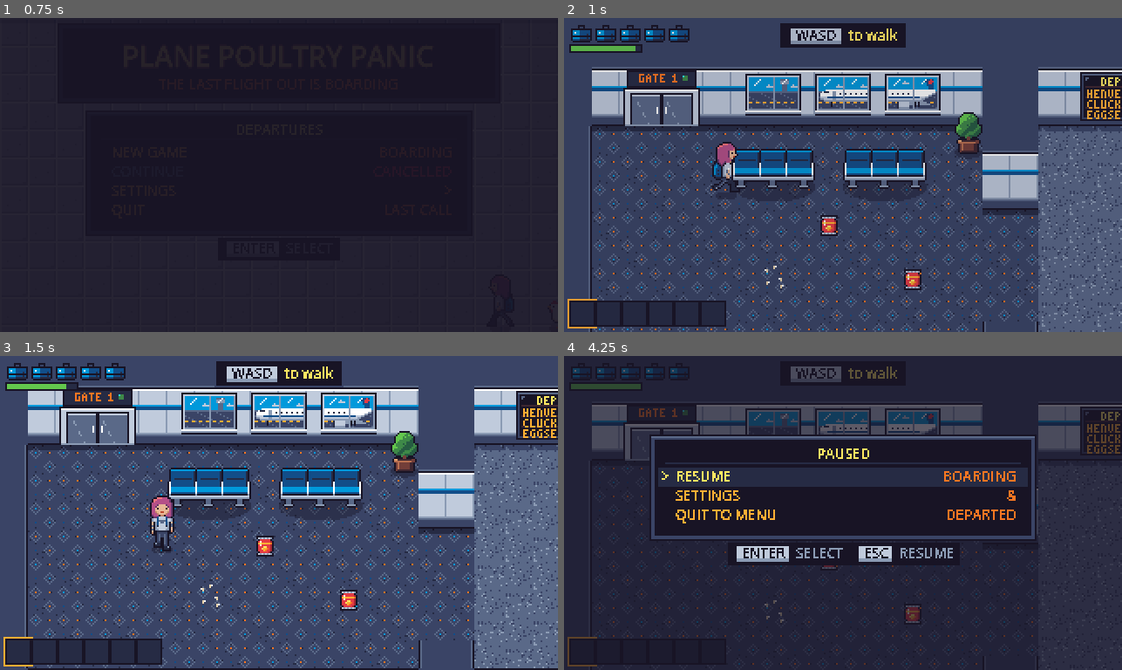
Above: before the commit, frames 1-4 (two rows, left to right).
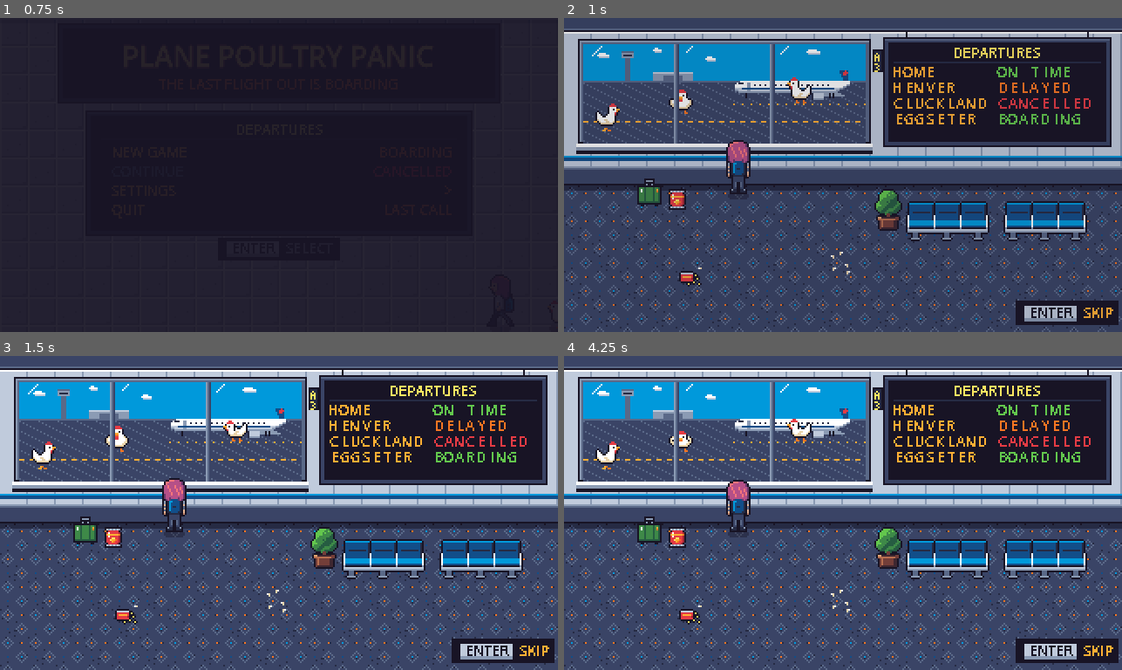
Above: after the commit, the same moments.

Repository: mvdmakesthings/PlanePoultryPanic
Game: Godot game, scene res://scenes/ui/main_menu.tscn
Two runs of this game, one before a commit and one after it. Both use one fixed random seed, a clock stepped at 60 frames per second and the inputs below.
Inputs (mouse positions are in pixels of both pictures, inside the frame that each line leads up to):
- Up to frame 1 (0.75 s): tap Enter (ui_accept) at 0.5 s; move the mouse to (401, 159) at 0.52 s; hold D (move_right) from 0.53 s (still down); hold Shift (run) from 0.53 s (still down); click (401, 159) at 0.67 s
- Up to frame 2 (1 s): keep holding D (move_right); keep holding Shift (run); tap Enter (ui_accept) at 0.77, 0.8 s
- Up to frame 3 (1.5 s): tap Enter (ui_accept) at 1.07, 1.35 s; move the mouse to (167, 528) at 1.27 s; release D (move_right) at 1.28 s; release Shift (run) at 1.28 s; hold S (move_down) from 1.28 s (still down); click (167, 528) at 1.42 s
- Up to frame 4 (4.25 s): tap Enter (ui_accept) at 1.52, 1.82, 2.3, 3.02, 3.32, 3.77, 3.8, 4.07 s; tap Shift (run) at 1.55, 3.05 s; move the mouse to (898, 443) at 2.02 s; release S (move_down) at 2.03 s; hold D (move_right) 2.03-2.78 s; hold G (drop_item) 2.03-2.78 s; click (898, 443) at 2.17 s; move the mouse to (815, 575) at 2.77 s; hold W (move_up) 2.78-3.53 s; tap E (eat_snack) at 2.85 s; click (815, 575) at 2.92 s; move the mouse to (1010, 560) at 3.52 s; hold A (move_left) from 3.53 s (still down); hold F (interact) from 3.53 s (still down); click (1010, 560) at 3.67 s; tap Escape (pause) at 4.15 s

Frame 1 is identical in both runs. In frame 2, 64% of the frame differs, in the area x 0-100%, y 1-100%; in frame 3, 63%; in frame 4, 86%, in the area x 0-100%, y 0-100%.

Commit message:
Play an opening cutscene on New Game before Level 1
A 31-second in-engine scene at Amanda's cancelled gate: her flight
flips to CANCELLED on the departure board, her boarding pass is
stamped EXPIRED, chickens roam the tarmac and one squawks at her
through the glass, and the PA announces the last flight out from
Gate C13. Then she runs for it and Level 1 starts.

New Game now goes to the opening, which calls the new
GameManager.start_first_level() when it ends. Confirm, Back or Pause
skips it. Continue is unchanged and never shows it.

tests/opening_smoke.tscn plays it through at 8x speed, skips it with
Confirm, Esc, and the gamepad's B and Start, and checks that a real
skip lands in Level 1.

Diff:
--- /dev/null
+++ b/game/scenes/cutscenes/opening.tscn
@@ -0,0 +1,6 @@
+[gd_scene format=3]
+
+[ext_resource type="Script" path="res://scripts/cutscenes/opening.gd" id="1_opening"]
+
+[node name="Opening" type="Node2D"]
+script = ExtResource("1_opening")
--- /dev/null
+++ b/game/scripts/cutscenes/opening.gd
@@ -0,0 +1,507 @@
+extends Node2D
+## The opening cutscene, played after New Game: Amanda at her cancelled
+## gate in the arrival lounge, day 4 of her layover. Her flight flips to
+## CANCELLED on the departure board, her boarding pass gets stamped EXPIRED,
+## chickens run the tarmac outside (one squawks at her through the glass),
+## and the PA announces the last flight out. Then she runs for it and
+## Level 1 starts.
+##
+## Everything happens on a timeline of beats (BEATS, in seconds). Confirm,
+## Back or Pause skips straight to Level 1.
+
+signal finished
+
+const BACKDROP := preload("res://assets/sprites/opening_backdrop.png")
+const TARMAC := preload("res://assets/sprites/opening_tarmac.png")
+const BOARDING_PASS := preload("res://assets/sprites/opening_boarding_pass.png")
+const TILES := preload("res://assets/sprites/tiles_arrivals.png")
+const SEATING := preload("res://assets/sprites/seating.png")
+const SUITCASE := preload("res://assets/sprites/suitcase.png")
+const SNACK := preload("res://assets/sprites/item_snack.png")
+const LITTER := preload("res://assets/sprites/floor_litter.png")
+const PLANT := preload("res://assets/sprites/potted_plant.png")
+const PLAYER_IDLE := preload("res://assets/sprites/player_idle.png")
+const PLAYER_RUN := preload("res://assets/sprites/player_run.png")
+const PLAYER_HURT := preload("res://assets/sprites/player_hurt.png")
+const PLAYER_THROW := preload("res://assets/sprites/player_throw.png")
+const CHICKEN_WALK := preload("res://assets/sprites/chicken_walk.png")
+const CHICKEN_IDLE := preload("res://assets/sprites/chicken_idle.png")
+const CHICKEN_CHASE := preload("res://assets/sprites/chicken_chase.png")
+const CHICKEN_FLIGHT := preload("res://assets/sprites/chicken_flight_walk.png")
+
+## The window glass in opening_backdrop.png, where the tarmac shows through.
+const GLASS := Rect2(11, 15, 162, 57)
+## Where the departure board hangs on the backdrop.
+const BOARD := Rect2(184, 12, 129, 61)
+const FLOOR_TOP := 96
+const SHADOW := Color(0.094, 0.078, 0.145, 0.4)
+
+## Amanda stands at the window, then runs off to the right.
+const AMANDA_AT := Vector2(100, 102)
+const RUN_SPEED := 120.0
+
+## Departure board columns, in characters, and each character's cell.
+const DEST_CHARS := 9
+const STATUS_CHARS := 9
+const CELL := 6.0
+const BOARD_ROW_HEIGHT := 9.0
+## A flipping board row settles one letter at a time, this far apart.
+const FLAP_STEP := 0.07
+const FLAP_SPIN := 0.2
+const FLAP_CHARS := "ABCDEFGHIJKLMNOPRSTUVWXYZ#?*%&"
+const GREEN := Color("63c74d")
+
+## The PA panel along the bottom of the screen.
+const PANEL := Rect2(12, 130, 228, 44)
+const TYPE_SPEED := 32.0
+
+## The beats: [seconds, method]. Each runs once when its time comes.
+const BEATS := [
+	[0.3, "_show_caption"],
+	[3.4, "_hide_panel"],
+	[3.8, "_cancel_home"],
+	[5.6, "_cancel_the_rest"],
+	[8.0, "_turn_around"],
+	[8.6, "_hold_up_pass"],
+	[10.2, "_stamp_pass"],
+	[12.4, "_put_pass_away"],
+	[12.8, "_fly_by"],
+	[15.6, "_chicken_at_glass"],
+	[16.3, "_recover"],
+	[17.2, "_chicken_drops"],
+	[17.8, "_pa_chime"],
+	[18.8, "_announce_last_flight"],
+	[21.0, "_board_last_flight"],
+	[24.6, "_announce_sealing"],
+	[27.4, "_announce_bawk"],
+	[29.4, "_hide_panel"],
+	[29.6, "_run_for_it"],
+	[31.6, "_finish"],
+]
+
+## Board rows: destination, status, and status color. Flips change them.
+var board_rows: Array[Dictionary] = []
+## What the PA panel shows: a title and the full text being typed out.
+var panel_title := ""
+var panel_text := ""
+var panel_visible := false
+var pass_expired := false
+var skipped := false
+
+var _time := 0.0
+var _next_beat := 0
+var _done := false
+var _typed := 0.0
+var _outside: Control
+var _board_layer: Node2D
+var _front: Node2D
+var _amanda: AnimatedSprite2D
+var _pass: Sprite2D
+var _glass_chicken: AnimatedSprite2D
+var _flyer: AnimatedSprite2D
+var _wanderer: AnimatedSprite2D
+var _running := false
+var _flash_last_flight := false
+var _shake := 0.0
+
+
+func _ready() -> void:
+	AudioManager.stop_music()
+	var frames := _sprite_frames()
+	_build_outside(frames)
+	var backdrop := Sprite2D.new()
+	backdrop.texture = BACKDROP
+	backdrop.centered = false
+	add_child(backdrop)
+	_board_layer = Node2D.new()
+	_board_layer.draw.connect(_draw_board)
+	add_child(_board_layer)
+	_build_props()
+	_amanda = _animated(frames, Vector2(0, -16), "idle_up")
+	_amanda.position = AMANDA_AT
+	_amanda.speed_scale = 0.5
+	_pass = Sprite2D.new()
+	_pass.texture = BOARDING_PASS
+	_pass.hframes = 2
+	_pass.visible = false
+	add_child(_pass)
+	_front = Node2D.new()
+	_front.draw.connect(_draw_front)
+	add_child(_front)
+
+	board_rows = [
+		{"dest": "HOME", "status": "ON TIME", "color": GREEN},
+		{"dest": "HENVER", "status": "DELAYED", "color": BoardMenu.STATUS},
+		{"dest": "CLUCKLAND", "status": "CANCELLED", "color": BoardMenu.CANCELLED},
+		{"dest": "EGGSETER", "status": "BOARDING", "color": GREEN},
+		{"dest": "", "status": "", "color": BoardMenu.STATUS},
+	]
+	for row in board_rows:
+		row["from"] = row["status"]
+		row["start"] = -1.0
+
+
+func _sprite_frames() -> SpriteFrames:
+	var frames := SpriteFrames.new()
+	frames.remove_animation("default")
+	SpriteSheets.add_directional(frames, "idle", PLAYER_IDLE, Vector2i(16, 32), 2.0)
+	SpriteSheets.add_directional(frames, "run", PLAYER_RUN, Vector2i(16, 32), 14.0)
+	SpriteSheets.add_directional(frames, "hurt", PLAYER_HURT, Vector2i(16, 32), 1.0)
+	SpriteSheets.add_directional(frames, "throw", PLAYER_THROW, Vector2i(16, 32), 10.0, false)
+	SpriteSheets.add_directional(frames, "walk", CHICKEN_WALK, Vector2i(16, 16), 8.0)
+	SpriteSheets.add_directional(frames, "peck", CHICKEN_IDLE, Vector2i(16, 16), 4.0)
+	SpriteSheets.add_directional(frames, "chase", CHICKEN_CHASE, Vector2i(16, 16), 12.0)
+	SpriteSheets.add_directional(frames, "flight", CHICKEN_FLIGHT, Vector2i(16, 16), 8.0)
+	return frames
+
+
+func _animated(frames: SpriteFrames, offset: Vector2, anim: String, parent: Node = self) -> AnimatedSprite2D:
+	var sprite := AnimatedSprite2D.new()
+	sprite.sprite_frames = frames
+	sprite.offset = offset
+	sprite.play(anim)
+	parent.add_child(sprite)
+	return sprite
+
+
+## The view through the window, clipped to the glass: the tarmac and the
+## chickens out on it.
+func _build_outside(frames: SpriteFrames) -> void:
+	_outside = Control.new()
+	_outside.position = GLASS.position
+	_outside.size = GLASS.size
+	_outside.clip_contents = true
+	_outside.mouse_filter = Control.MOUSE_FILTER_IGNORE
+	add_child(_outside)
+	var tarmac := Sprite2D.new()
+	tarmac.texture = TARMAC
+	tarmac.centered = false
+	_outside.add_child(tarmac)
+	# One pecks at the plane's landing gear, one strolls the taxiway.
+	var pecker := _animated(frames, Vector2(0, -8), "peck_left", _outside)
+	pecker.position = Vector2(124, 34)
+	_wanderer = _animated(frames, Vector2(0, -8), "walk_right", _outside)
+	_wanderer.position = Vector2(14, 50)
+	var sitter := _animated(frames, Vector2(0, -8), "peck_down", _outside)
+	sitter.position = Vector2(56, 40)
+	sitter.frame = 1
+	_flyer = _animated(frames, Vector2(0, -8), "flight_left", _outside)
+	_flyer.position = Vector2(GLASS.size.x + 12, 14)
+	_flyer.visible = false
+	_glass_chicken = _animated(frames, Vector2(0, -8), "chase_down", _outside)
+	_glass_chicken.position = Vector2(136, GLASS.size.y + 18)
+
+
+## Amanda's camp from four days of waiting, and the lounge's seats.
+func _build_props() -> void:
+	var props := [
+		[SEATING, Rect2(0, 0, 48, 24), Vector2(196, 104)],
+		[SEATING, Rect2(0, 0, 48, 24), Vector2(252, 104)],
+		[PLANT, Rect2(0, 0, 16, 24), Vector2(178, 98)],
+		[SUITCASE, Rect2(0, 0, 14, 16), Vector2(42, 92)],
+		[SNACK, Rect2(0, 0, 10, 12), Vector2(60, 98)],
+		[LITTER, Rect2(0, 0, 16, 16), Vector2(150, 132)],
+		[LITTER, Rect2(16, 0, 16, 16), Vector2(64, 140)],
+	]
+	for prop in props:
+		var sprite := Sprite2D.new()
+		sprite.texture = prop[0]
+		sprite.region_enabled = true
+		sprite.region_rect = prop[1]
+		sprite.centered = false
+		sprite.position = prop[2]
+		add_child(sprite)
+
+
+func _unhandled_input(event: InputEvent) -> void:
+	if _done or event.is_echo():
+		return
+	for action: String in ["ui_accept", "ui_cancel", "pause"]:
+		if event.is_action_pressed(action):
+			get_viewport().set_input_as_handled()
+			skip()
+			return
+
+
+## Skips the rest of the scene and goes on to Level 1.
+func skip() -> void:
+	if _done:
+		return
+	skipped = true
+	AudioManager.play("ui_confirm")
+	_finish()
+
+
+func _process(delta: float) -> void:
+	if _done:
+		return
+	_time += delta
+	while _next_beat < BEATS.size() and _time >= BEATS[_next_beat][0]:
+		var method: String = BEATS[_next_beat][1]
+		_next_beat += 1
+		call(method)
+		if _done:
+			return
+	_update_flaps()
+	_typed += delta * TYPE_SPEED
+	# The chicken on the taxiway strolls back and forth.
+	var dir := 1.0 if _wanderer.animation == "walk_right" else -1.0
+	_wanderer.position.x += dir * 14.0 * delta
+	if _wanderer.position.x > 92.0:
+		_wanderer.play("walk_left")
+	elif _wanderer.position.x < 10.0:
+		_wanderer.play("walk_right")
+	if _flyer.visible:
+		_flyer.position.x -= 60.0 * delta
+		_flyer.position.y = 14.0 + roundf(sin(_time * 6.0) * 2.0)
+	if _running:
+		_amanda.position.x += RUN_SPEED * delta
+	if _shake > 0.0:
+		_shake -= delta
+		position = Vector2(randi_range(-1, 1), randi_range(-1, 1)) if _shake > 0.0 else Vector2.ZERO
+	queue_redraw()
+	_board_layer.queue_redraw()
+	_front.queue_redraw()
+
+
+# --- Beats ---------------------------------------------------------------
+
+func _show_caption() -> void:
+	_show_panel("GATE A3", "LAYOVER: DAY 4")
+
+
+func _hide_panel() -> void:
+	panel_visible = false
+
+
+func _cancel_home() -> void:
+	flip_row(0, "CANCELLED", BoardMenu.CANCELLED)
+
+
+func _cancel_the_rest() -> void:
+	flip_row(1, "CANCELLED", BoardMenu.CANCELLED)
+	flip_row(3, "FOWL", BoardMenu.TITLE, 0.5)
+
+
+func _turn_around() -> void:
+	_amanda.play("idle_down")
+
+
+func _hold_up_pass() -> void:
+	# Arm up, pass in hand; the close-up pops up from the bottom.
+	_amanda.animation = "throw_down"
+	_amanda.frame = 0
+	_amanda.stop()
+	_pass.frame = 0
+	_pass.visible = true
+	_pass.position = Vector2(128, 220)
+	var tween := create_tween()
+	tween.tween_property(_pass, "position", Vector2(128, 44), 0.35) \
+		.set_trans(Tween.TRANS_BACK).set_ease(Tween.EASE_OUT)
+	AudioManager.play("pickup")
+
+
+func _stamp_pass() -> void:
+	pass_expired = true
+	_pass.frame = 1
+	_shake = 0.2
+	AudioManager.play("stamp")
+
+
+func _put_pass_away() -> void:
+	var tween := create_tween()
+	tween.tween_property(_pass, "position", Vector2(128, 220), 0.3).set_trans(Tween.TRANS_BACK) \
+		.set_ease(Tween.EASE_IN)
+	tween.tween_callback(func() -> void: _pass.visible = false)
+	_amanda.play("idle_down")
+
+
+func _fly_by() -> void:
+	_flyer.visible = true
+
+
+func _chicken_at_glass() -> void:
+	var tween := create_tween()
+	tween.tween_property(_glass_chicken, "position:y", GLASS.size.y + 2.0, 0.15)
+	AudioManager.play("cluck")
+	_amanda.play("hurt_right")
+	_amanda.position.x -= 2.0
+
+
+func _recover() -> void:
+	_amanda.position.x = AMANDA_AT.x
+	_amanda.play("idle_right")
+
+
+func _chicken_drops() -> void:
+	var tween := create_tween()
+	tween.tween_property(_glass_chicken, "position:y", GLASS.size.y + 18.0, 0.4)
+
+
+func _pa_chime() -> void:
+	AudioManager.play("pa_chime")
+	_amanda.play("idle_down")
+
+
+func _announce_last_flight() -> void:
+	_show_panel("ANNOUNCEMENT", "ATTENTION PASSENGERS. THE LAST FLIGHT\nOUT OF BAWKSTON IS NOW BOARDING\nAT GATE C13.")
+
+
+func _board_last_flight() -> void:
+	board_rows[4]["dest"] = "LAST FLT"
+	flip_row(4, "GATE C13", GREEN)
+	_flash_last_flight = true
+
+
+func _announce_sealing() -> void:
+	_show_panel("ANNOUNCEMENT", "AFTER DEPARTURE THE AIRPORT\nWILL BE SEALED. DO NOT MISS IT.")
+
+
+func _announce_bawk() -> void:
+	panel_text += "\n...BAWK."
+
+
+func _run_for_it() -> void:
+	_amanda.speed_scale = 1.0
+	_amanda.play("run_right")
+	_running = true
+
+
+func _finish() -> void:
+	if _done:
+		return
+	_done = true
+	finished.emit()
+	GameManager.start_first_level()
+
+
+# --- The departure board -------------------------------------------------
+
+## Flips a board row's status to new text, letter by letter.
+func flip_row(index: int, status: String, color: Color, delay := 0.0) -> void:
+	var row := board_rows[index]
+	row["from"] = row["status"]
+	row["status"] = status
+	row["color"] = color
+	row["start"] = _time + delay
+
+
+## The text a row shows right now, mid-flip or settled.
+func row_status(index: int) -> String:
+	var row := board_rows[index]
+	var start: float = row["start"]
+	var target: String = row["status"]
+	if start < 0.0 or _time >= _settle_time(start, STATUS_CHARS - 1):
+		if _flash_last_flight and index == 4 and int(_time * 1.5) % 2 == 1:
+			return "BOARDING"
+		return target
+	var shown := ""
+	for i in STATUS_CHARS:
+		if _time < start:
+			shown += _char(row["from"], i)
+		elif _time >= _settle_time(start, i):
+			shown += _char(target, i)
+		else:
+			shown += FLAP_CHARS[(i * 7 + int(_time * 30.0)) % FLAP_CHARS.length()]
+	return shown.strip_edges(false, true)
+
+
+func _settle_time(start: float, index: int) -> float:
+	return start + FLAP_SPIN + index * FLAP_STEP
+
+
+func _char(text: String, index: int) -> String:
+	return text[index] if index < text.length() else " "
+
+
+## Clacks once for each letter that settles this frame.
+func _update_flaps() -> void:
+	for row in board_rows:
+		var start: float = row["start"]
+		if start < 0.0:
+			continue
+		var settled := 0
+		for i in STATUS_CHARS:
+			if _time >= _settle_time(start, i):
+				settled += 1
+		if settled > row.get("clacked", 0):
+			row["clacked"] = settled
+			AudioManager.play("flap")
+
+
+func _draw_board() -> void:
+	var font := ThemeDB.fallback_font
+	var canvas := _board_layer
+	canvas.draw_rect(BOARD.grow(1), BoardMenu.BACK)
+	canvas.draw_rect(BOARD, BoardMenu.BEZEL)
+	canvas.draw_rect(Rect2(BOARD.position, Vector2(BOARD.size.x, 1)), BoardMenu.BEZEL_LIGHT)
+	var inner := BOARD.grow(-2)
+	canvas.draw_rect(inner, BoardMenu.BACK)
+	canvas.draw_string(font, Vector2(inner.position.x, inner.position.y + 9), "DEPARTURES",
+		HORIZONTAL_ALIGNMENT_CENTER, inner.size.x, BoardMenu.FONT_SIZE, BoardMenu.TITLE)
+	canvas.draw_rect(Rect2(inner.position + Vector2(3, 11), Vector2(inner.size.x - 6, 1)), BoardMenu.DIVIDER)
+	for i in board_rows.size():
+		var y := inner.position.y + 20.0 + i * BOARD_ROW_HEIGHT
+		var x := inner.position.x + 3.0
+		_draw_cells(canvas, font, Vector2(x, y), board_rows[i]["dest"], BoardMenu.LABEL)
+		var status := row_status(i)
+		var color: Color = board_rows[i]["color"]
+		if status != board_rows[i]["status"] and status != "BOARDING":
+			color = BoardMenu.STATUS
+		_draw_cells(canvas, font, Vector2(x + (DEST_CHARS + 1) * CELL, y), status, color)
+
+
+## Draws text one letter per fixed-width cell, like split-flap modules.
+func _draw_cells(canvas: CanvasItem, font: Font, pos: Vector2, text: String, color: Color) -> void:
+	for i in text.length():
+		# Centered by hand: a width limit would drop letters wider than a cell.
+		var width := font.get_string_size(text[i], HORIZONTAL_ALIGNMENT_LEFT, -1, BoardMenu.FONT_SIZE).x
+		canvas.draw_string(font, Vector2(pos.x + i * CELL + roundf((CELL - width) / 2.0), pos.y), text[i],
+			HORIZONTAL_ALIGNMENT_LEFT, -1, BoardMenu.FONT_SIZE, color)
+
+
+# --- The PA panel and the skip hint ---------------------------------------
+
+func _show_panel(title: String, text: String) -> void:
+	panel_title = title
+	panel_text = text
+	panel_visible = true
+	_typed = 0.0
+
+
+## The panel's text as far as it's been typed out.
+func typed_text() -> String:
+	return panel_text.substr(0, int(_typed))
+
+
+func _draw_front() -> void:
+	var font := ThemeDB.fallback_font
+	var canvas := _front
+	if panel_visible:
+		canvas.draw_rect(PANEL.grow(3), BoardMenu.BACK)
+		canvas.draw_rect(PANEL.grow(2), BoardMenu.BEZEL)
+		canvas.draw_rect(Rect2(PANEL.position - Vector2(2, 2), Vector2(PANEL.size.x + 4, 1)), BoardMenu.BEZEL_LIGHT)
+		canvas.draw_rect(PANEL, BoardMenu.BACK)
+		canvas.draw_string(font, PANEL.position + Vector2(6, 9), panel_title, HORIZONTAL_ALIGNMENT_LEFT, -1,
+			BoardMenu.FONT_SIZE, BoardMenu.TITLE)
+		canvas.draw_rect(Rect2(PANEL.position + Vector2(4, 11), Vector2(PANEL.size.x - 8, 1)), BoardMenu.DIVIDER)
+		var lines := typed_text().split("\n")
+		for i in lines.size():
+			canvas.draw_string(font, PANEL.position + Vector2(6, 20 + i * 9), lines[i], HORIZONTAL_ALIGNMENT_LEFT,
+				-1, BoardMenu.FONT_SIZE, BoardMenu.LABEL)
+	var hint := "{ui_accept} SKIP"
+	var width := ButtonGlyphs.width(font, hint)
+	canvas.draw_rect(Rect2(312 - width, 162, width + 6, 14), BoardMenu.BACK)
+	ButtonGlyphs.draw(canvas, font, Vector2(315 - width, 172), hint, BoardMenu.LABEL)
+
+
+# --- The floor and shadows -----------------------------------------------
+
+func _draw() -> void:
+	for y in range(FLOOR_TOP, 180, 16):
+		for x in range(0, 320, 16):
+			var tile := Vector2(2, 2) if y == FLOOR_TOP else Vector2((x / 16 + y / 16) % 2, 2)
+			draw_texture_rect_region(TILES, Rect2(x, y, 16, 16), Rect2(tile * 16, Vector2(16, 16)))
+	draw_set_transform(_amanda.position, 0.0, Vector2(1.0, 0.4))
+	draw_circle(Vector2.ZERO, 6.0, SHADOW)
+	draw_set_transform(Vector2.ZERO)
--- a/game/scripts/managers/game_manager.gd
+++ b/game/scripts/managers/game_manager.gd
@@ -12,6 +12,8 @@
 
 const MAIN_MENU := "res://scenes/ui/main_menu.tscn"
 const FIRST_LEVEL := "res://scenes/levels/level_01_arrivals.tscn"
+## The cutscene New Game plays before the first level.
+const OPENING := "res://scenes/cutscenes/opening.tscn"
 const FADE_TIME := 0.25
 
 ## The snapshot the next level should restore, taken with take_pending().
@@ -39,10 +41,17 @@
 	layer.add_child(_fade)
 
 
-## Starts over from the first level, replacing any save.
+## Starts over, replacing any save: the opening cutscene plays, then it
+## calls start_first_level().
 func new_game() -> void:
 	SaveSystem.delete_game()
 	last_checkpoint = {}
+	pending = {}
+	change_scene(OPENING)
+
+
+## Starts the first level from the beginning, after the opening.
+func start_first_level() -> void:
 	pending = {}
 	change_scene(FIRST_LEVEL)
 
--- a/game/tests/menus_smoke.gd
+++ b/game/tests/menus_smoke.gd
@@ -65,7 +65,7 @@
 	_check(_requested == "" and board.item("new_game")["status"] == "OVERWRITE SAVE?",
 		"New Game asks before replacing a save")
 	_tap("ui_accept")
-	_check(_requested == GameManager.FIRST_LEVEL and not SaveSystem.has_save(), "New Game starts over")
+	_check(_requested == GameManager.OPENING and not SaveSystem.has_save(), "New Game starts over with the opening")
 	menu.queue_free()
 
 
--- /dev/null
+++ b/game/tests/opening_smoke.gd
@@ -0,0 +1,153 @@
+extends Node
+## Smoke test for the opening cutscene: it plays through its beats and
+## hands off to Level 1, it can be skipped with the keyboard and the
+## gamepad, and it really lands in Level 1. Run with:
+##   godot --headless --path game res://tests/opening_smoke.tscn
+
+const OPENING := preload("res://scenes/cutscenes/opening.tscn")
+## The scene plays this many times faster than normal while it's tested.
+const SPEED := 8.0
+
+var _failures: Array[String] = []
+var _requested := ""
+
+
+func _ready() -> void:
+	SaveSystem.save_path = "user://test_save.json"
+	SaveSystem.settings_path = "user://test_settings.cfg"
+	SaveSystem.delete_game()
+	GameManager.scene_change_requested.connect(func(path: String) -> void: _requested = path)
+	GameManager.dry_run = true
+	Engine.time_scale = SPEED
+	# The root is busy adding this test until the first frame.
+	await get_tree().process_frame
+
+	await _plays_through()
+	await _skips_with(_action_event("ui_accept"), "Confirm")
+	await _skips_with(_key_event(KEY_ESCAPE), "Esc")
+	await _skips_with(_button_event(JOY_BUTTON_B), "the gamepad's B")
+	await _skips_with(_button_event(JOY_BUTTON_START), "the gamepad's Start")
+	await _lands_in_level_1()
+
+	Engine.time_scale = 1.0
+	SaveSystem.delete_game()
+	await AudioManager.silence()
+	if _failures.is_empty():
+		print("OPENING SMOKE TEST PASSED")
+		get_tree().quit(0)
+	else:
+		for failure in _failures:
+			printerr("FAILED: " + failure)
+		get_tree().quit(1)
+
+
+func _plays_through() -> void:
+	var opening := _fresh_opening()
+	var saw := {"cancelled": false, "expired": false, "last_flight": false, "c13": false, "bawk": false}
+	var deadline := Time.get_ticks_msec() + 15000
+	while _requested == "" and Time.get_ticks_msec() < deadline:
+		await get_tree().process_frame
+		if opening.row_status(0) == "CANCELLED":
+			saw["cancelled"] = true
+		if opening.pass_expired:
+			saw["expired"] = true
+		if opening.panel_visible and "LAST FLIGHT" in opening.typed_text():
+			saw["last_flight"] = true
+		if opening.row_status(4) == "GATE C13":
+			saw["c13"] = true
+		if opening.panel_visible and "BAWK" in opening.typed_text():
+			saw["bawk"] = true
+	var length: float = opening._time
+	print("opening ran %.1f s of scene time" % length)
+	_check(_requested == GameManager.FIRST_LEVEL, "the opening hands off to Level 1 when it ends")
+	_check(not opening.skipped, "playing through doesn't count as skipping")
+	_check(length >= 20.0 and length <= 40.0, "the opening lasts 20-40 seconds")
+	_check(saw["cancelled"], "Amanda's flight flips to CANCELLED")
+	_check(saw["expired"], "her boarding pass is stamped EXPIRED")
+	_check(saw["last_flight"], "the PA announces the last flight")
+	_check(saw["c13"], "the board shows the last flight at Gate C13")
+	_check(saw["bawk"], "the PA ends with a bawk")
+	_check(opening._amanda.position.x > 320.0, "Amanda runs off the screen")
+	await _free(opening)
+
+
+func _skips_with(event: InputEvent, what: String) -> void:
+	var opening := _fresh_opening()
+	await get_tree().create_timer(1.0).timeout
+	_check(_requested == "", "nothing happens before %s is pressed" % what)
+	Input.parse_input_event(event)
+	Input.flush_buffered_events()
+	await get_tree().process_frame
+	_check(opening.skipped and _requested == GameManager.FIRST_LEVEL, "%s skips to Level 1" % what)
+	Input.parse_input_event(_released(event))
+	Input.flush_buffered_events()
+	await _free(opening)
+
+
+## A real (not dry-run) skip: the opening goes away and Level 1 loads.
+func _lands_in_level_1() -> void:
+	GameManager.dry_run = false
+	var opening := _fresh_opening()
+	await get_tree().process_frame
+	opening.skip()
+	var deadline := Time.get_ticks_msec() + 10000
+	while Time.get_ticks_msec() < deadline:
+		await get_tree().process_frame
+		var scene := get_tree().current_scene
+		if scene and scene.scene_file_path == GameManager.FIRST_LEVEL:
+			break
+	var scene := get_tree().current_scene
+	_check(scene != null and scene.scene_file_path == GameManager.FIRST_LEVEL, "the game is in Level 1 after the opening")
+	_check(scene != null and scene.find_child("Player", true, false) != null, "Level 1 has Amanda in it")
+	await get_tree().create_timer(1.0).timeout
+	GameManager.dry_run = true
+
+
+## An opening made the current scene, so a real scene change replaces it
+## and not this test.
+func _fresh_opening() -> Node:
+	_requested = ""
+	var opening := OPENING.instantiate()
+	get_tree().root.add_child(opening)
+	get_tree().current_scene = opening
+	return opening
+
+
+func _free(opening: Node) -> void:
+	get_tree().current_scene = self
+	opening.queue_free()
+	await get_tree().process_frame
+
+
+func _action_event(action: String) -> InputEvent:
+	var event := InputEventAction.new()
+	event.action = action
+	event.pressed = true
+	return event
+
+
+func _key_event(key: Key) -> InputEvent:
+	var event := InputEventKey.new()
+	event.keycode = key
+	event.physical_keycode = key
+	event.pressed = true
+	return event
+
+
+func _button_event(button: JoyButton) -> InputEvent:
+	var event := InputEventJoypadButton.new()
+	event.button_index = button
+	event.pressed = true
+	return event
+
+
+func _released(event: InputEvent) -> InputEvent:
+	var up: InputEvent = event.duplicate()
+	up.set("pressed", false)
+	return up
+
+
+func _check(ok: bool, what: String) -> void:
+	print(("ok   " if ok else "FAIL ") + what)
+	if not ok:
+		_failures.append(what)
--- /dev/null
+++ b/game/tests/opening_smoke.tscn
@@ -0,0 +1,6 @@
+[gd_scene format=3]
+
+[ext_resource type="Script" path="res://tests/opening_smoke.gd" id="1_smoke"]
+
+[node name="OpeningSmoke" type="Node"]
+script = ExtResource("1_smoke")
Not shown, added: game/scripts/cutscenes/opening.gd.uid
Not shown, added: game/tests/opening_smoke.gd.uid
